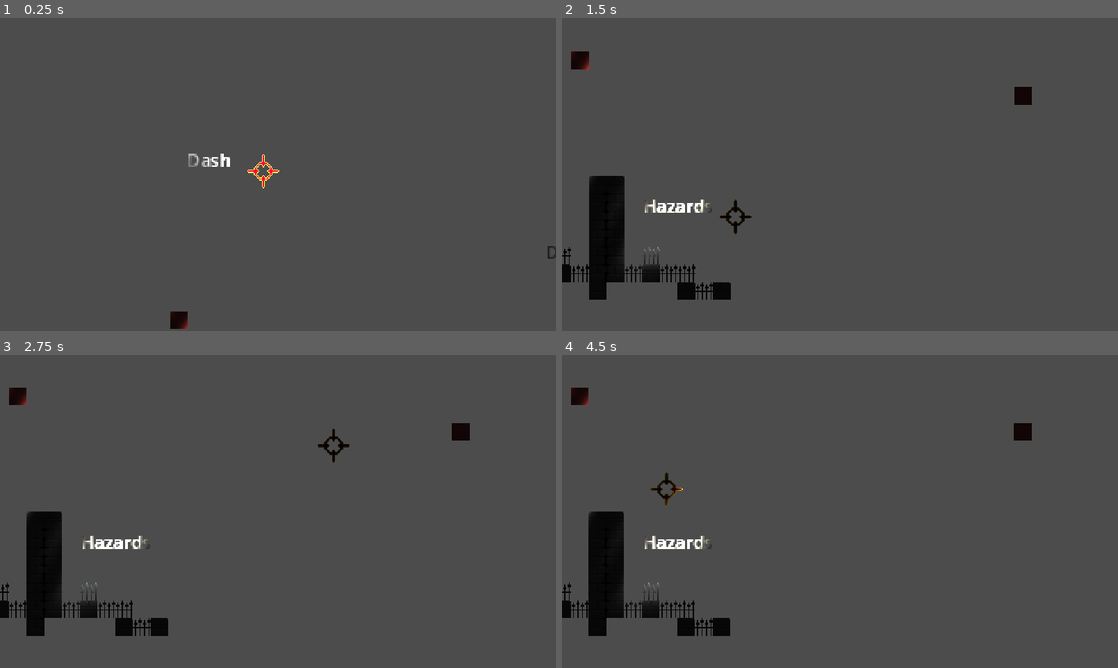
Above: before the commit, frames 1-4 (two rows, left to right).
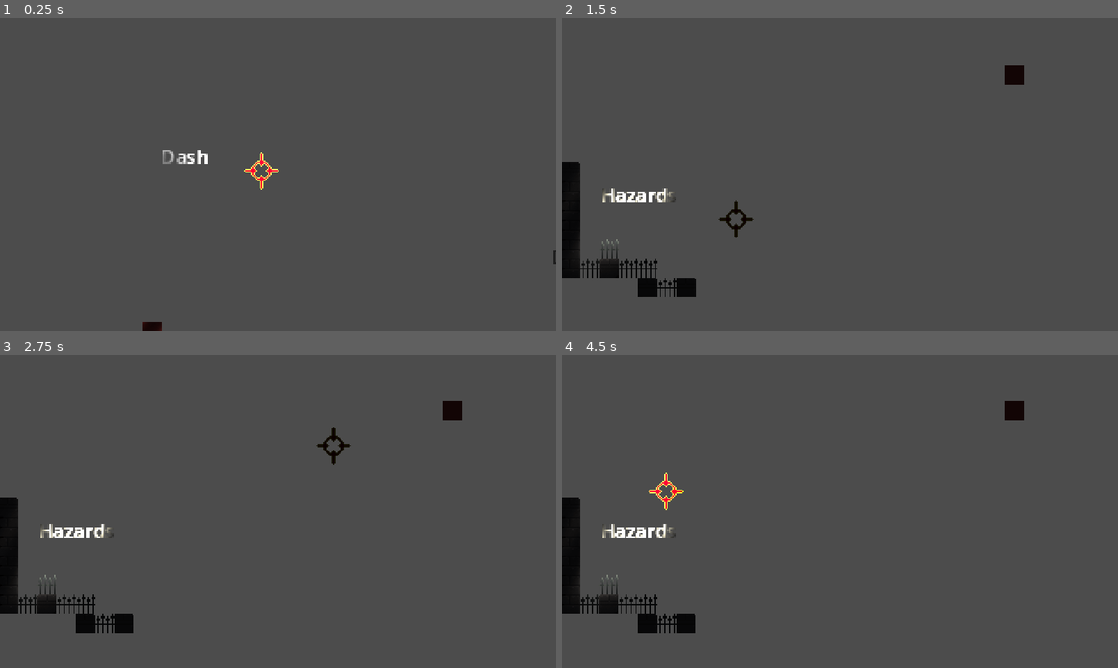
Above: after the commit, the same moments.

Repository: brueland/Team-Gear-Pirate-Software-Jam
Game: Godot game, scene res://Scenes/Levels/Lab/LabMain.tscn
The game is run twice, just before and just after one commit, with the same random seed, the same clock (stepped at 60 frames per second) and the same inputs.
Inputs (mouse positions are in pixels of both pictures, inside the frame that each line leads up to):
- Up to frame 1 (0.25 s): no input
- Up to frame 2 (1.5 s): move the mouse to (962, 158) at 0.52 s; hold D (MoveRight) from 0.53 s (still down); tap S (Crouch) at 0.6 s; tap Space (Jump) at 0.77 s; move the mouse to (728, 190) at 1.27 s; right-click (728, 190) at 1.35 s
- Up to frame 3 (2.75 s): tap Space (Jump) at 1.52 s; move the mouse to (333, 442) at 2.02 s; release D (MoveRight) at 2.03 s; hold A (MoveLeft) from 2.03 s (still down); click (333, 442) at 2.1 s
- Up to frame 4 (4.5 s): move the mouse to (812, 574) at 2.77 s; release A (MoveLeft) at 2.78 s; hold D (MoveRight) 2.78-4.28 s; tap Shift (Parasol) at 2.85 s; tap Space (Jump) at 3.02, 3.77 s; move the mouse to (1006, 558) at 3.52 s; tap S (Crouch) at 3.6 s; move the mouse to (673, 464) at 4.27 s; hold A (MoveLeft) from 4.28 s (still down); right-click (673, 464) at 4.35 s

The runs differ from the first frame. In frame 1, 0.8% of the frame differs, in the area x 25-100%, y 42-100%; in frame 2, 5.3%; in frame 3, 5.3%; in frame 4, 5.4%, in the area x 0-85%, y 10-90%.

Commit message:
Added Ghost sprites

Diff:
--- a/Materials/Shaders/DistortionTExture.gdshader
+++ b/Materials/Shaders/DistortionTExture.gdshader
@@ -16,10 +16,13 @@
 
 uniform float distortion_strength: hint_range(-1.0, 1.0) = 0.1;
 
+uniform float floatingSpeedX =1;
+uniform float floatingSpeedY =1;
+
 void vertex() {
 
 	VERTEX += vec2(0,0);
-	VERTEX += vec2(cos(TIME)*0.1, sin(TIME)*1.0);
+	VERTEX += vec2(cos(TIME)* floatingSpeedX, sin(TIME)*floatingSpeedY);
 }
 
 void fragment() {
--- a/Scenes/Levels/Lab/Chemistry/Chem1.tscn
+++ b/Scenes/Levels/Lab/Chemistry/Chem1.tscn
@@ -1,8 +1,10 @@
-[gd_scene load_steps=7 format=3 uid="uid://b1mqn50anqe7e"]
+[gd_scene load_steps=16 format=3 uid="uid://b1mqn50anqe7e"]
 
 [ext_resource type="PackedScene" uid="uid://c31me33blsoov" path="res://Scenes/Levels/transition_point.tscn" id="3_n8rek"]
 [ext_resource type="Texture2D" uid="uid://cbjpatb7cnou5" path="res://Assets/Sprites/TileSets/Lab/Lab.png" id="3_xmwtq"]
 [ext_resource type="PackedScene" uid="uid://ofaphgm1wmg8" path="res://Scenes/Levels/camera_bounds.tscn" id="4_4i26l"]
+[ext_resource type="Shader" path="res://Materials/Shaders/DistortionTExture.gdshader" id="4_6a8or"]
+[ext_resource type="Texture2D" uid="uid://cu574hldsmg4f" path="res://Assets/Sprites/ChemGhost.png" id="5_yccp2"]
 
 [sub_resource type="TileSetAtlasSource" id="TileSetAtlasSource_o0k3c"]
 texture = ExtResource("3_xmwtq")
@@ -4016,6 +4018,36 @@
 resource_local_to_scene = true
 size = Vector2(1188, 626)
 
+[sub_resource type="FastNoiseLite" id="FastNoiseLite_vdjsy"]
+
+[sub_resource type="NoiseTexture2D" id="NoiseTexture2D_bn0sl"]
+noise = SubResource("FastNoiseLite_vdjsy")
+
+[sub_resource type="FastNoiseLite" id="FastNoiseLite_cee3a"]
+
+[sub_resource type="NoiseTexture2D" id="NoiseTexture2D_mnwho"]
+noise = SubResource("FastNoiseLite_cee3a")
+
+[sub_resource type="FastNoiseLite" id="FastNoiseLite_8xi00"]
+
+[sub_resource type="NoiseTexture2D" id="NoiseTexture2D_hvmtt"]
+noise = SubResource("FastNoiseLite_8xi00")
+
+[sub_resource type="ShaderMaterial" id="ShaderMaterial_biqrr"]
+shader = ExtResource("4_6a8or")
+shader_parameter/dissolvePercent = null
+shader_parameter/dissolveSpeed = null
+shader_parameter/dissolving = null
+shader_parameter/offset1 = Vector2(0.1, 0.1)
+shader_parameter/offset2 = Vector2(0.2, 0.2)
+shader_parameter/alpha = 1.0
+shader_parameter/distortion_strength = 0.02
+shader_parameter/floatingSpeedX = 0.1
+shader_parameter/floatingSpeedY = 0.1
+shader_parameter/dissolve_noise = SubResource("NoiseTexture2D_bn0sl")
+shader_parameter/noise_tex1 = SubResource("NoiseTexture2D_mnwho")
+shader_parameter/noise_tex2 = SubResource("NoiseTexture2D_hvmtt")
+
 [node name="Chem1" type="Node2D"]
 
 [node name="LabTiles" type="TileMap" parent="."]
@@ -4067,5 +4099,10 @@
 position = Vector2(560, 339)
 shape = SubResource("RectangleShape2D_aana5")
 
+[node name="ChemGhost" type="Sprite2D" parent="."]
+material = SubResource("ShaderMaterial_biqrr")
+position = Vector2(796, 608)
+texture = ExtResource("5_yccp2")
+
 [editable path="TransitionPoints/Transition_3"]
 [editable path="CameraBounds"]
--- a/Scenes/Levels/Lab/LabMain.tscn
+++ b/Scenes/Levels/Lab/LabMain.tscn
@@ -42,7 +42,7 @@
 position = Vector2(-2, 3)
 
 [node name="Camera" type="Camera2D" parent="Player"]
-zoom = Vector2(2.295, 2.295)
+zoom = Vector2(2.5, 2.5)
 limit_smoothed = true
 position_smoothing_enabled = true
 drag_horizontal_enabled = true
--- a/project.godot
+++ b/project.godot
@@ -141,6 +141,7 @@
 2d_physics/layer_5="Enemy"
 2d_physics/layer_6="BossDamage"
 2d_physics/layer_7="MantleSurface"
+2d_physics/layer_8="Items"
 
 [rendering]
 
Binary file added: Assets/Sprites/ArchGhost.png
Not shown, added: Assets/Sprites/ArchGhost.png.import
Binary file added: Assets/Sprites/ChemGhost.png
Not shown, added: Assets/Sprites/ChemGhost.png.import
Binary file changed: Assets/Sprites/TileSets/Lab/Lab.png
Not shown, changed: Scenes/Levels/Lab/Archaeology/Arch1.tscn
Not shown: 2 places in Scenes/Levels/Lab/LabMain.tscn that only renumber resources
